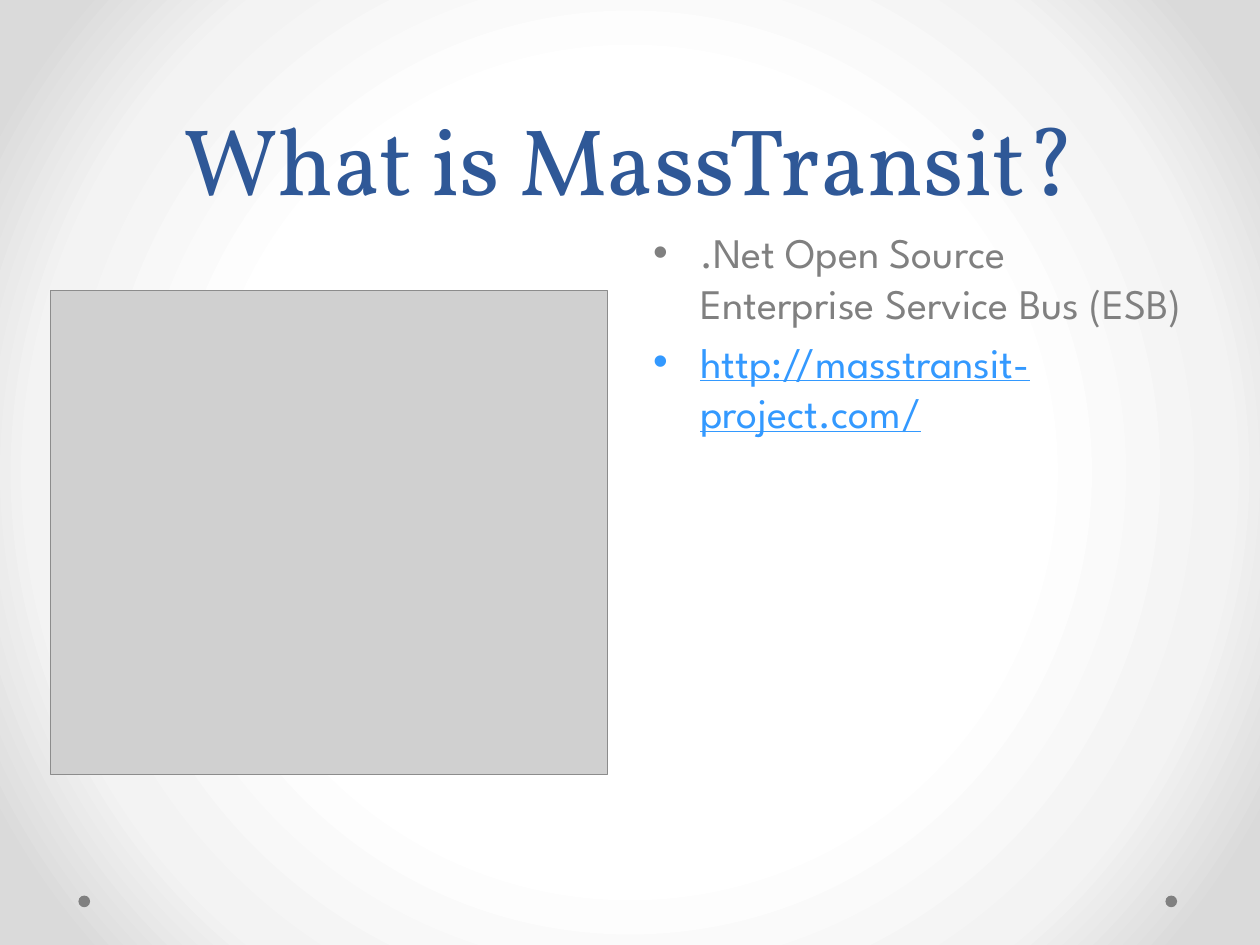
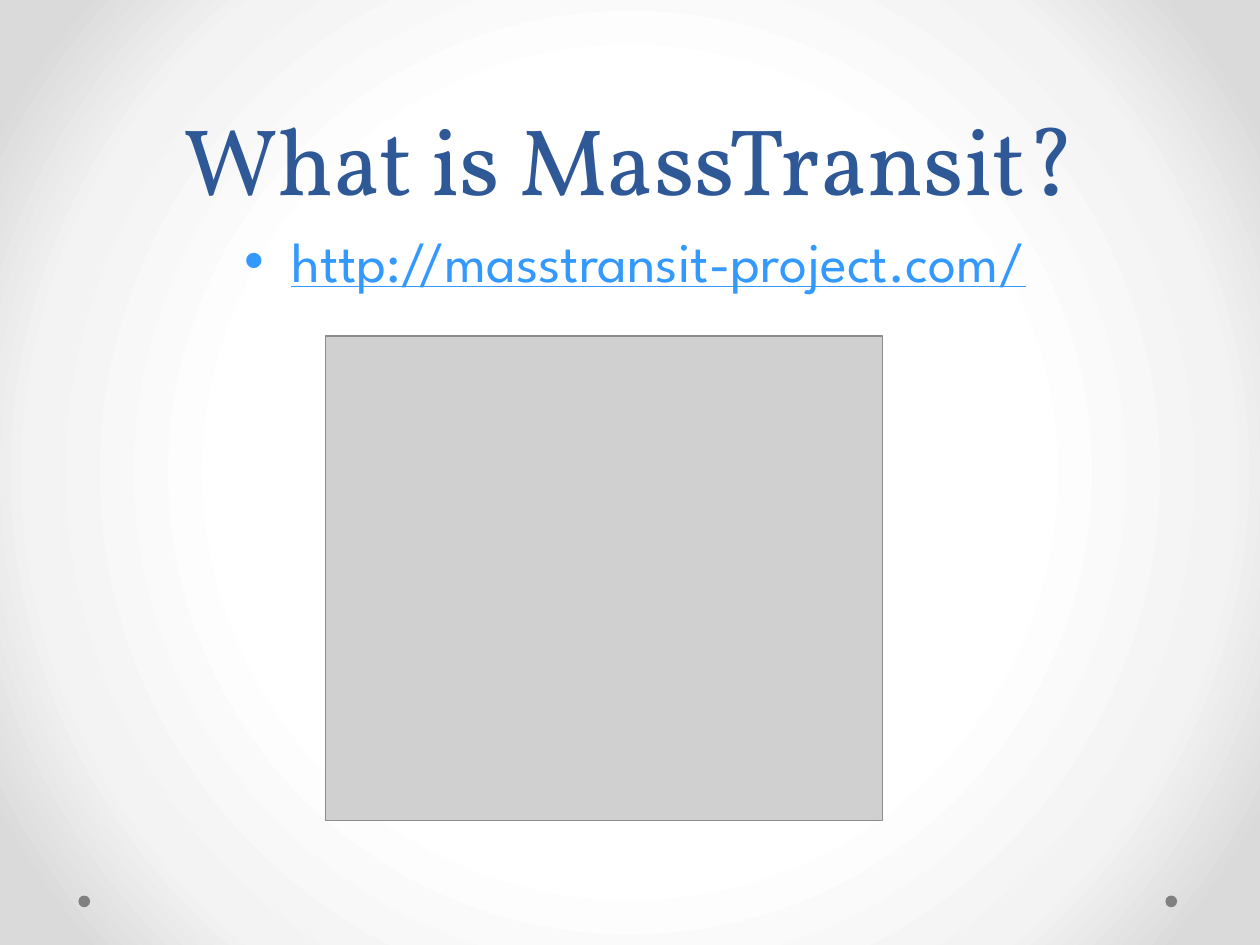
Before and after one commit to ekepes/Presentations, a slide deck: slide 2 of GetOnTheBus/Get on the Bus with MassTransit.pptx. Drawn at 1260x945 pixels with LibreOffice and Linux fonts; fonts in the diff are those of the drawing; grey boxes stand for pictures. Boxes give left, top, right and bottom in pixels: in the first picture for what was removed or moved away, otherwise in the second. Text is boxed around its words. In the diff, an @@ line names an element or a change of style, - is before the commit and + after.

Commit message:
GetOnTheBus slides are kinda ready. The basic structure is there - might want to find some nice pictures or something.

```diff
--- a/GetOnTheBus/Get on the Bus with MassTransit.pptx
+++ b/GetOnTheBus/Get on the Bus with MassTransit.pptx
@@ text "http://masstransit-project.com/": place and size @@
-text "http://masstransit-project.com/" at [700, 240, 1182, 437]
+text "http://masstransit-project.com/" at [291, 243, 1025, 295]
@@ text "http://masstransit-project.com/" at [291, 243, 1025, 295]: size 24 to 32 pt; alignment left to centre; more space between paragraphs @@
@@ text at [700, 240, 1182, 328]: paragraph removed @@
-• .Net Open Source Enterprise Service Bus (ESB)
@@ picture: place and size @@
-picture at [50, 290, 607, 774]
+picture at [325, 336, 882, 820]
```
Also in this commit, not shown: 2 other slides changed, 14 slides added, 1 other file.
